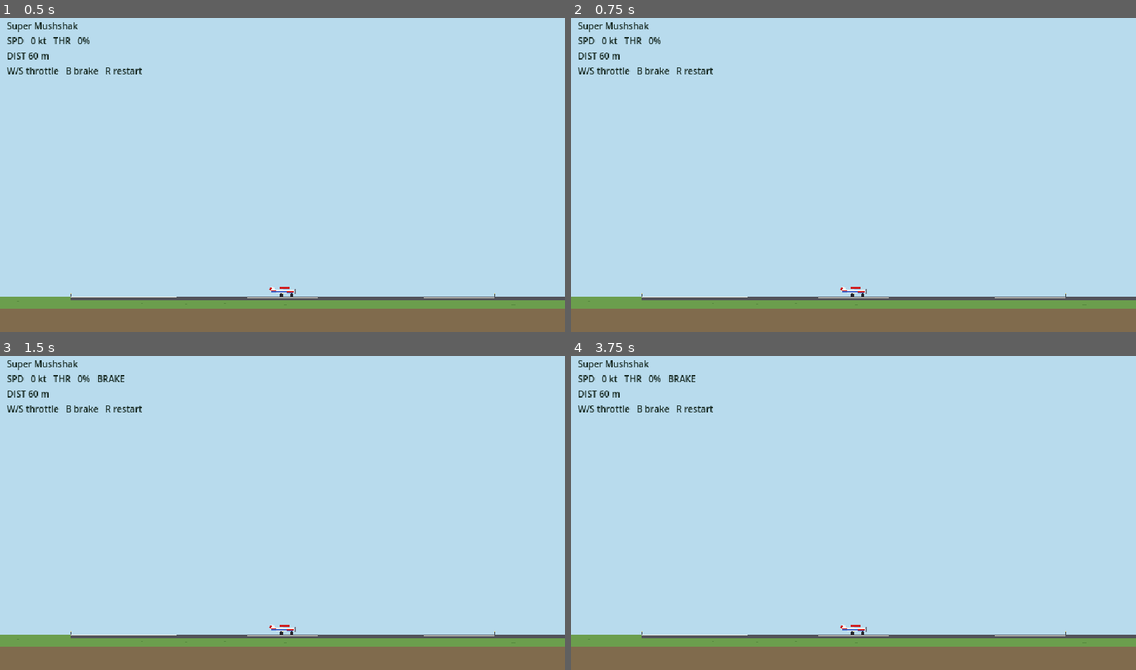
Above: before the commit, frames 1-4 (two rows, left to right).
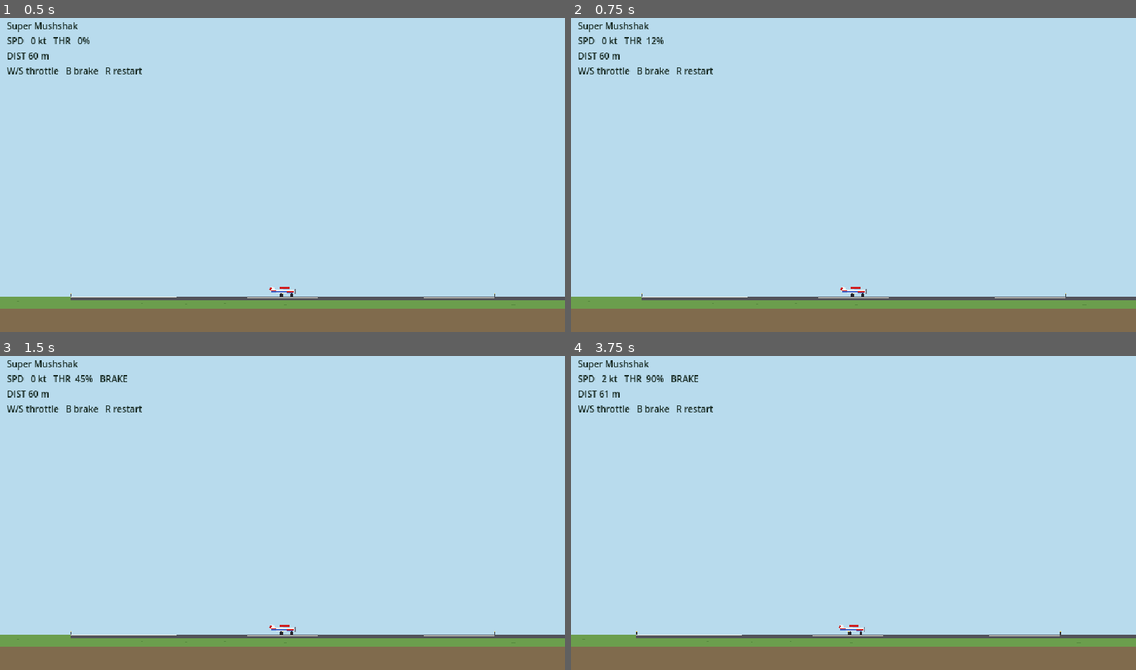
Above: after the commit, the same moments.

Repository: reachrazamair/Shaheen
Game: Godot game, scene res://scenes/main.tscn
The game is run twice, just before and just after one commit, with the same random seed, the same clock (stepped at 60 frames per second) and the same inputs.
Inputs:
- Up to frame 1 (0.5 s): no input
- Up to frame 2 (0.75 s): tap Enter at 0.5 s; hold Up (throttle_up, bound only after the commit) from 0.53 s (still down)
- Up to frame 3 (1.5 s): release Up (throttle_up, bound only after the commit) at 1.28 s; hold B (brake) from 1.28 s (still down)
- Up to frame 4 (3.75 s): tap R (restart) at 2 s; release B (brake) at 2.03 s; hold Up (throttle_up, bound only after the commit) 2.03-3.53 s; hold B (brake) from 3.53 s (still down)

Frame 1 is identical in both runs. In frame 2, less than 0.1% of the frame differs, in the area x 13-17%, y 6-9%; in frame 3, 0.1%; in frame 4, 0.3%, in the area x 2-92%, y 6-92%.

Commit message:
Controls: arrows up/down throttle, left/right pitch
Co-Authored-By: Claude Opus 5.5 <noreply@anthropic.com>

Diff:
--- a/project.godot
+++ b/project.godot
@@ -28,22 +28,22 @@
 
 pitch_up={
 "deadzone": 0.2,
-"events": [Object(InputEventKey,"resource_local_to_scene":fa …(145 unchanged characters)… lse,"keycode":0,"physical_keycode":4194320,"key_label":0,"unicode":0,"location":0,"echo":false,"script":null)
+"events": [Object(InputEventKey,"resource_local_to_scene":fa …(145 unchanged characters)… lse,"keycode":0,"physical_keycode":4194319,"key_label":0,"unicode":0,"location":0,"echo":false,"script":null)
 ]
 }
 pitch_down={
 "deadzone": 0.2,
-"events": [Object(InputEventKey,"resource_local_to_scene":fa …(146 unchanged characters)… se,"keycode":0,"physical_keycode":4194322,"key_label":0,"unicode":0,"location":0,"echo":false,"script":null)
+"events": [Object(InputEventKey,"resource_local_to_scene":fa …(146 unchanged characters)… se,"keycode":0,"physical_keycode":4194321,"key_label":0,"unicode":0,"location":0,"echo":false,"script":null)
 ]
 }
 throttle_up={
 "deadzone": 0.2,
-"events": [Object(InputEventKey,"resource_local_to_scene":fa …(140 unchanged characters)… d":false,"keycode":0,"physical_keycode":87,"key_label":0,"unicode":0,"location":0,"echo":false,"script":null)
+"events": [Object(InputEventKey,"resource_local_to_scene":fa …(140 unchanged characters)… d":false,"keycode":0,"physical_keycode":4194320,"key_label":0,"unicode":0,"location":0,"echo":false,"script":null)
 ]
 }
 throttle_down={
 "deadzone": 0.2,
-"events": [Object(InputEventKey,"resource_local_to_scene":fa …(140 unchanged characters)… d":false,"keycode":0,"physical_keycode":83,"key_label":0,"unicode":0,"location":0,"echo":false,"script":null)
+"events": [Object(InputEventKey,"resource_local_to_scene":fa …(140 unchanged characters)… d":false,"keycode":0,"physical_keycode":4194322,"key_label":0,"unicode":0,"location":0,"echo":false,"script":null)
 ]
 }
 engine_toggle={
Not shown, changed: docs/GAME_DESIGN.md
Not shown, changed: docs/PROTOTYPE_SPEC.md
